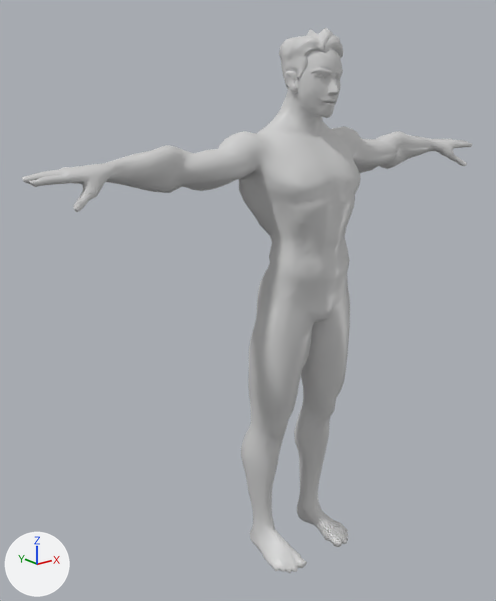
What one commit did to the glTF model assets/models/character/guardian.glb.
One viewpoint serves both versions: a camera (50 mm lens) standing at (-1.565, -1.634, 1.673) and looking at (-0.139, 0.147, 0.96). The lights are fixed; the arrows at lower left show +X, +Y and +Z. The picture after the commit comes second. Vertices at exactly the same position are counted once.

The older version as bpy lines, for what is in view:
```python
me_sphere_005_retopology_004 = bpy.data.meshes.new('Sphere.005_Retopology.004')
me_sphere_005_retopology_004.from_pydata(...)  # 4834 vertices, 8589 faces; spans x -0.93..0.93, y -0.13..0.16, z -0.01..1.84
me_sphere_005_retopology_004.materials.append(mat_stone)
ob_stoneguardian = bpy.data.objects.new('StoneGuardian', me_sphere_005_retopology_004)
ob_stoneguardian.location = (0.0, 0.0, 0.0)
```
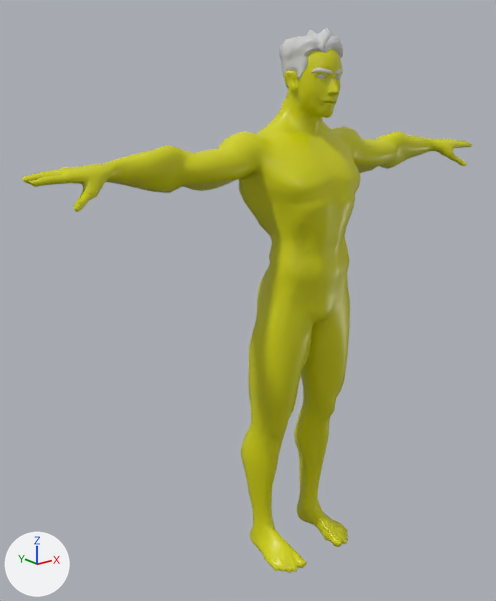
Where the change shows, as pixel boxes (x1, y1, x2, y2) in the pictures (496 x 601 px; the box of a moved part takes in the faces that stretch with it):
part 1 of me_sphere_005_retopology_004, moved or reshaped: (316, 42, 341, 78) in both
part 2 of me_sphere_005_retopology_004, recoloured (white to yellow): (22, 50, 472, 573) in both

What changed in the scene script:
```text
Change me_sphere_005_retopology_004:
    used by ob_stoneguardian; location = (0.0, 0.0, 0.0)
    remove me_sphere_005_retopology_004.from_pydata(...)  # 4834 vertices, 8589 faces; spans x -0.93..0.93, y -0.13..0.16, z -0.01..1.84
    add me_sphere_005_retopology_004.from_pydata(...)  # 4833 vertices, 8589 faces; spans x -0.93..0.93, y -0.13..0.16, z -0.01..1.84
    me_sphere_005_retopology_004 part 1
    10 vertices are removed from x -0.05..0.05, y -0.09..-0.06, z 1.69..1.79
    140 faces are deleted
    16 vertices move within x -0.05..0.05, y -0.09..-0.06, z 1.69..1.75
    9 vertices are added at x -0.04..0.04, y -0.09..-0.06, z 1.69..1.79
    140 new faces join them
    me_sphere_005_retopology_004 part 2: 7327 kept faces spanning x -0.93..0.93, y -0.13..0.16, z -0.01..1.81 get new vertex colours; the middle colour goes from white #ffffff to yellow #ffff00
    other edits to the shape of me_sphere_005_retopology_004 do not show in these pictures
```
